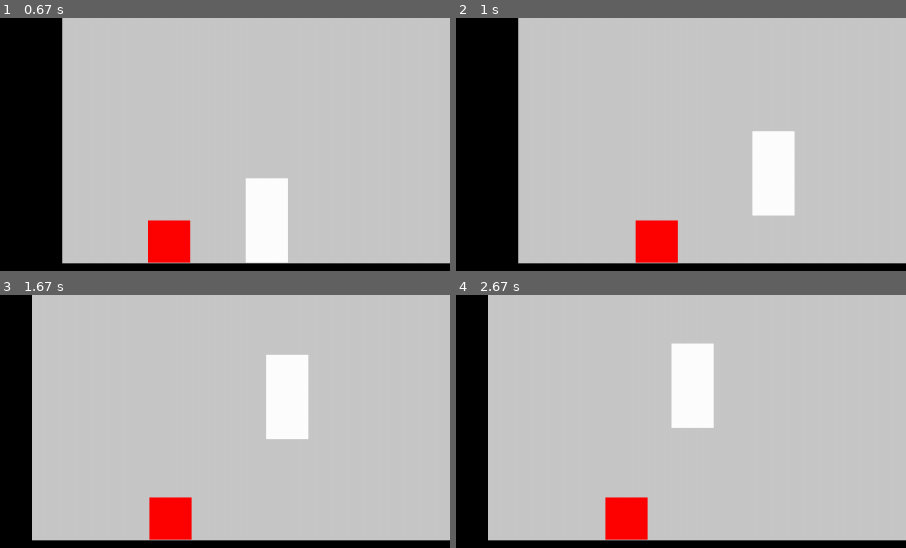
Above: before the commit, frames 1-4 (two rows, left to right).
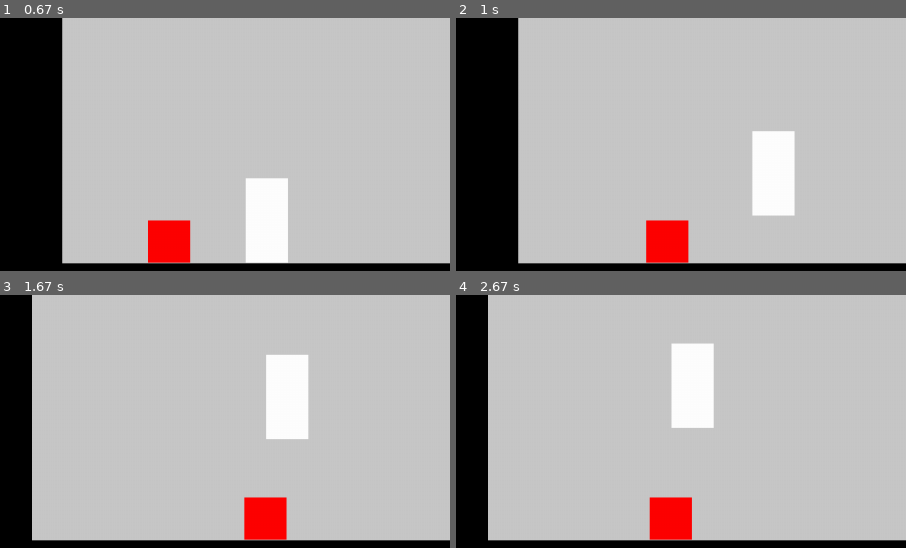
Above: after the commit, the same moments.

Repository: dast3rr/pygameproject_2DPlaformer
Game: pygame game, started from code/main.py
Two runs of this game, one before a commit and one after it. Both use one fixed random seed, a clock stepped at 60 frames per second and the inputs below.
Inputs:
- Up to frame 1 (0.67 s): hold D from 0.33 s (still down)
- Up to frame 2 (1 s): release D at 0.8 s; hold D from 0.83 s (still down); tap Space at 0.9 s
- Up to frame 3 (1.67 s): tap Space at 1.2, 1.4 s; release D at 1.3 s; hold A from 1.33 s (still down)
- Up to frame 4 (2.67 s): tap Space at 1.7, 1.97, 2.27, 2.4 s; release A at 1.87 s; hold A 1.9-2.3 s; hold D from 2.33 s (still down)
The pictures show only the part of the screen within x 29-79%, y 18-68%; the shares and areas given below are measured in that part.

Frame 1 is identical in both runs. In frame 2, 0.9% of the frame differs, in the area x 39-52%, y 79-97%; in frame 3, 3.2%, in the area x 33-64%, y 79-97%; in frame 4, 3.2%.

Commit message:
изменил механику реагирования противника. В лучшую сторону

Diff:
--- a/code/graphics.py
+++ b/code/graphics.py
@@ -92,14 +92,19 @@
 class Enemy(Character):
     def update(self):
         # если враг и гг находятся на одной платформе, то враг движется к гг. В противном случае - нет.
-        if set(pygame.sprite.spritecollide(self, platforms, False)) & set(
-                pygame.sprite.spritecollide(main_character, platforms, False)):
+        if abs(self.rect.y - main_character.rect.y) < enemy_agressive_radius:
             if main_character.rect.x < self.rect.x:
-                if enemy_agressive_radius > abs(main_character.rect.x - self.rect.x) > 15 * N:
-                    self.rect.x -= enemy_speed / fps
+                if enemy_agressive_radius > abs(main_character.rect.x - self.rect.x) > 5 * N:
+                    self.rect.x -= self.rect.w
+                    if self.get_hor():
+                        self.rect.x -= enemy_speed / fps
+                    self.rect.x += self.rect.w
             else:
-                if enemy_agressive_radius > abs(main_character.rect.x - self.rect.x) > 15 * N:
-                    self.rect.x += enemy_speed / fps
+                if enemy_agressive_radius > abs(main_character.rect.x - self.rect.x) > 5 * N:
+                    self.rect.x += self.rect.w
+                    if self.get_hor():
+                        self.rect.x += enemy_speed / fps
+                    self.rect.x -= self.rect.w
 
 
 # класс стен
